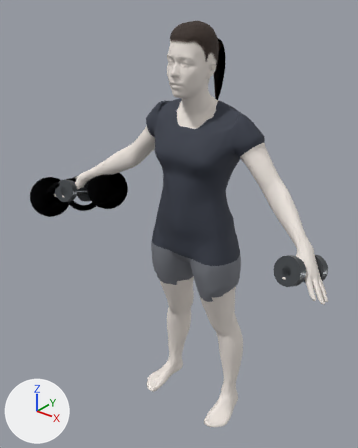
The glTF model public/models/mhr-generic-f.glb as it was, and as the next commit left it.
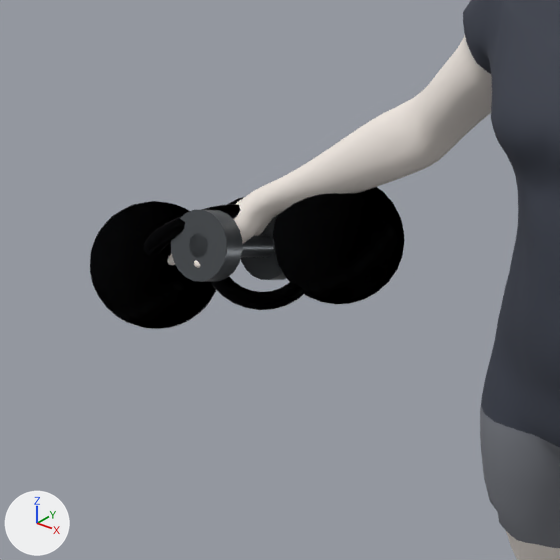
The first picture shows the older version from a camera (50 mm lens) standing at (1.087, -1.477, 1.803) and looking at (-0.064, -0.038, 0.911). The close-ups show the older and then the newer version on the part from 1% to 49% of the width and 26% to 64% of the height of that picture. Only the edits that show in the close-ups are written down. Lighting does not change. The marker at lower left points along +X, +Y and +Z.

Objects in the first close-up: 'Avatar', 'Dumbbells', 'KettlebellGoblet', 'KettlebellSwing'.
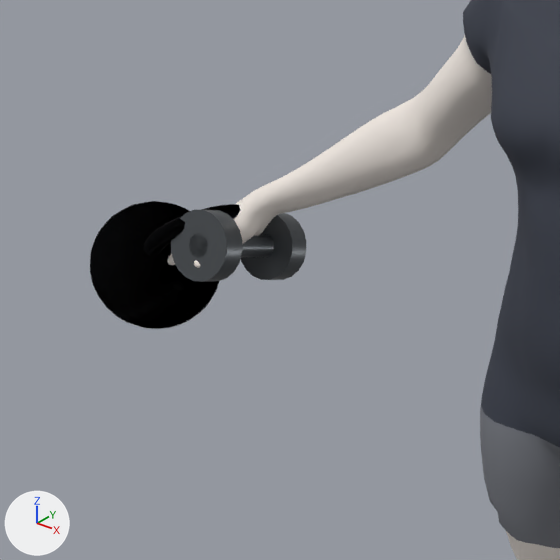
Patch to the scene script:
```diff
--- a/public/models/mhr-generic-f.glb.py
+++ b/public/models/mhr-generic-f.glb.py
@@ ob_kettlebellgoblet @@
-ob_kettlebellgoblet = bpy.data.objects.new('KettlebellGoblet', me_kettlebellgoblet)
-ob_kettlebellgoblet.location = (0.0, 0.0, 0.0)
```

Location of each change, (x1, y1, x2, y2) in pixels of the close-ups (560 x 560 px):
'KettlebellGoblet', deleted: before (210, 187, 405, 310)
